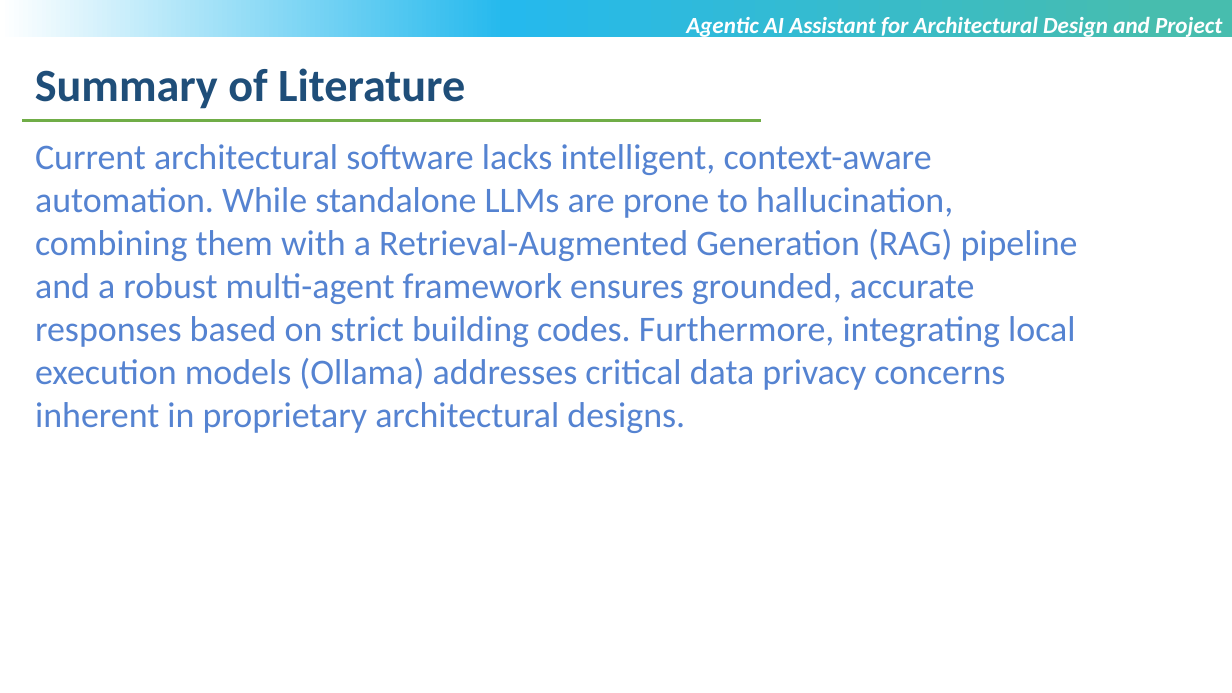
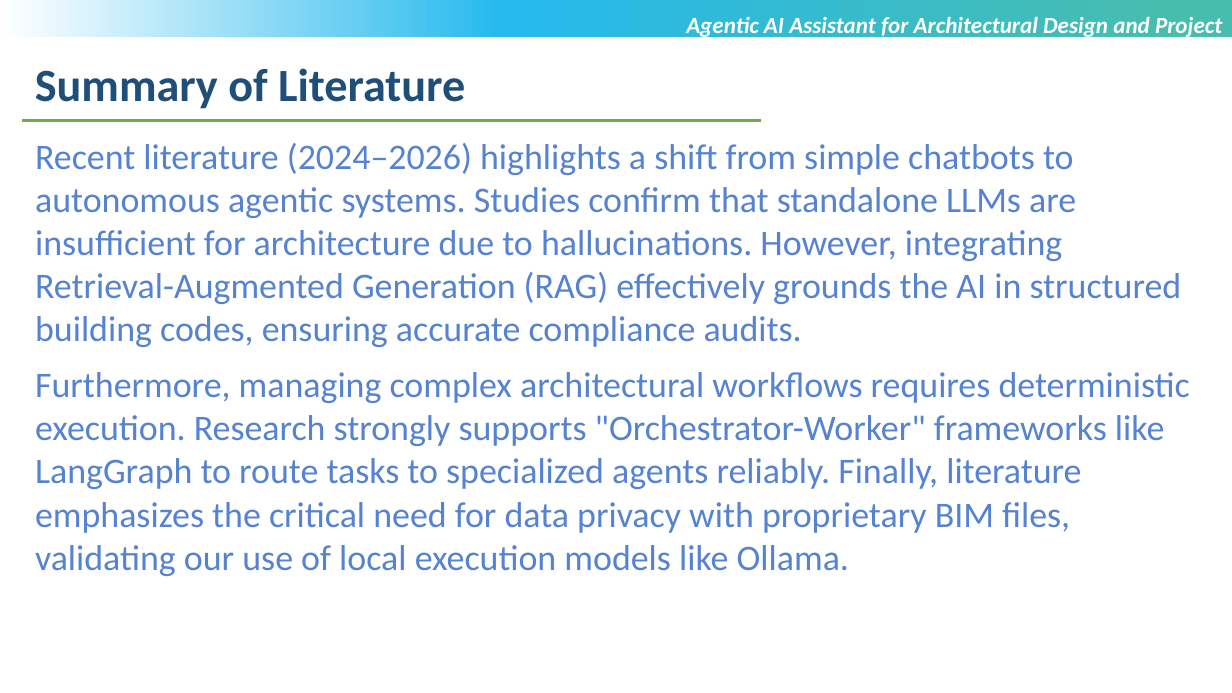
Before and after one commit to MehtaRahi/AgenticAI_Architectural_Assistant, a slide deck: slide 6 of T9998_VIT-Chennai_Rahi_Sanxipt_Mehta_Review1.pptx. Drawn at 1232x693 pixels with LibreOffice and Linux fonts; fonts in the diff are those of the drawing; background and template pictures are left out. Boxes give left, top, right and bottom in pixels: in the first picture for what was removed or moved away, otherwise in the second. Text is boxed around its words. In the diff, an @@ line names an element or a change of style, - is before the commit and + after.

```diff
--- a/T9998_VIT-Chennai_Rahi_Sanxipt_Mehta_Review1.pptx
+++ b/T9998_VIT-Chennai_Rahi_Sanxipt_Mehta_Review1.pptx
@@ text at [35, 143, 1190, 576]: text changed @@
-Current architectural software lacks intelligent, context-aware automation. While standalone LLMs are prone to hallucination, combining them with a Retrieval-Augmented Generation (RAG) pipeline and a robust multi-agent framework ensures grounded, accurate responses based on strict building codes. Furthermore, integrating local execution models (Ollama) addresses critical data privacy concerns inherent in proprietary architectural designs.
+Recent literature (2024–2026) highlights a shift from simple chatbots to autonomous agentic systems. Studies confirm that standalone LLMs are insufficient for architecture due to hallucinations. However, integrating Retrieval-Augmented Generation (RAG) effectively grounds the AI in structured building codes, ensuring accurate compliance audits.
+Furthermore, managing complex architectural workflows requires deterministic execution. Research strongly supports "Orchestrator-Worker" frameworks like LangGraph to route tasks to specialized agents reliably. Finally, literature emphasizes the critical need for data privacy with proprietary BIM files, validating our use of local execution models like Ollama.
```
Also in this commit, not shown: 3 other slides changed, 1 slide added, 6 other files.
